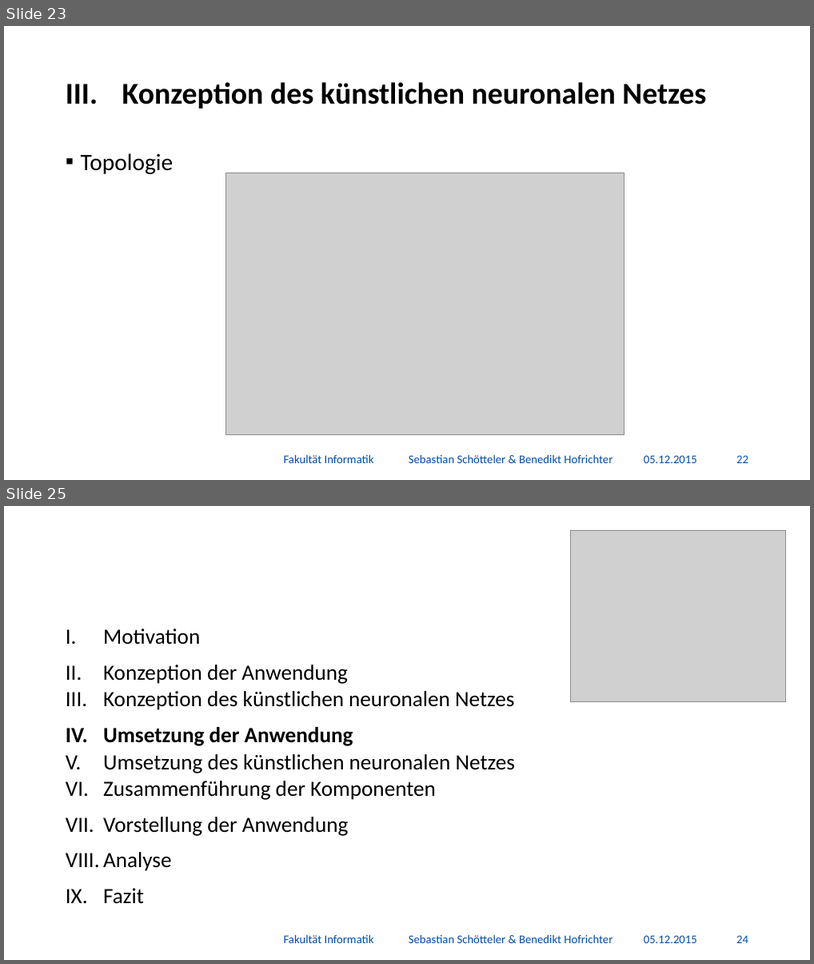
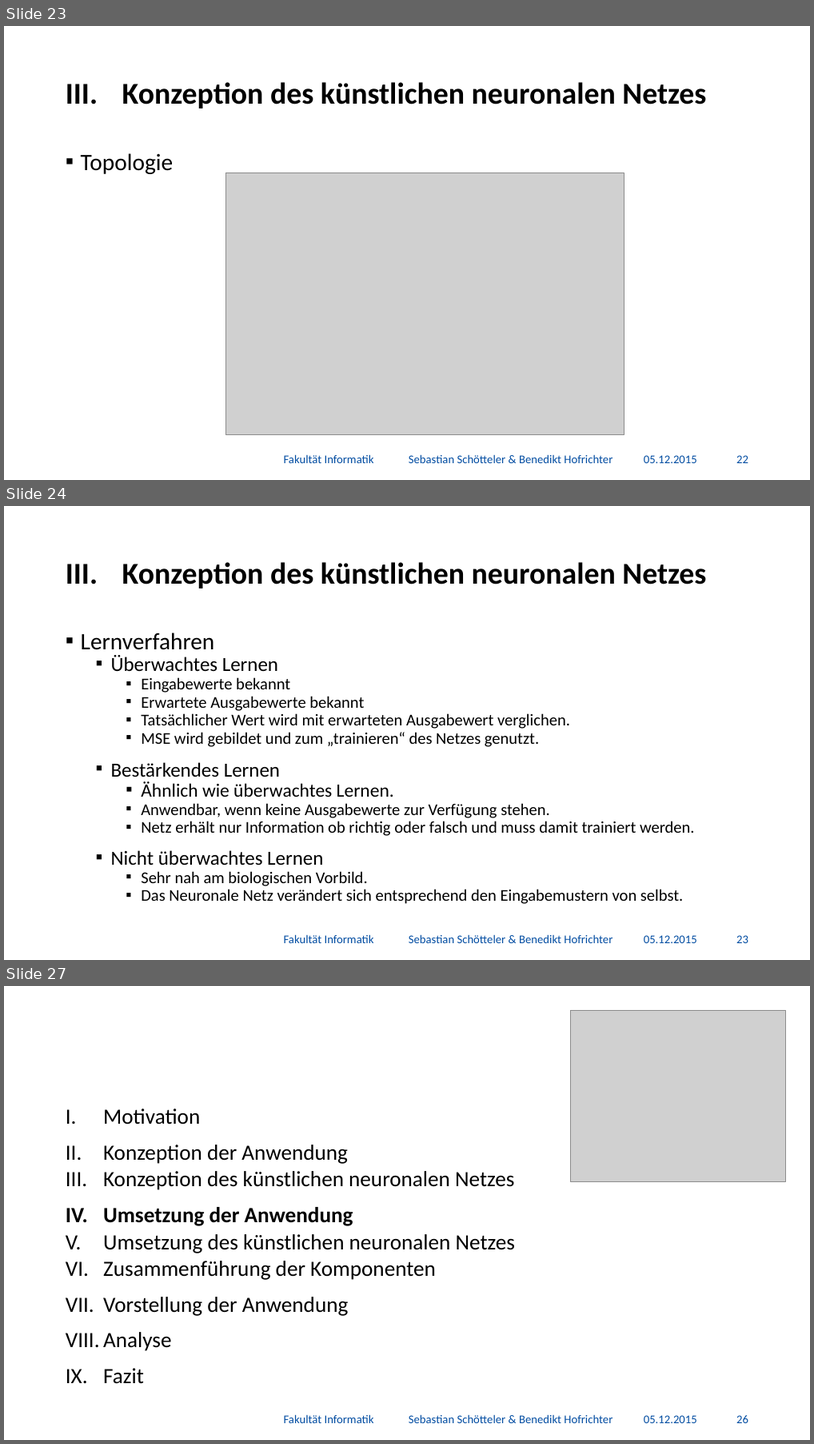
Before and after one commit to BenediktGitGit/soco15, a slide deck: 3b) Vortrag/Präsentation.pptx. Shown one above the other, each under a label of ours: slides 23 and 25 before the commit, slides 23, 24 and 27 after it; the slides between them are not shown. The pictures are 814x964 and 814x1444 pixels, drawn with LibreOffice and Linux fonts; fonts in the diff are those of the drawing; grey boxes stand for pictures; background and template pictures are left out. Boxes give left, top, right and bottom in pixels: in the first picture for what was removed or moved away, otherwise in the second. Text is boxed around its words. In the diff, an @@ line names an element or a change of style, - is before the commit and + after.

```diff
--- a/3b) Vortrag/Präsentation.pptx
+++ b/3b) Vortrag/Präsentation.pptx
@@ slide 24 added at (4,506,810,960), background #FFFFFF @@
@@ title added at (122,562,706,588), 36 pt, text #000000, bold @@
+III. Konzeption des künstlichen neuronalen Netzes
@@ text added at (81,632,695,904), 19.6 pt, text #000000 @@
+▪ Lernverfahren
+  ▪ Überwachtes Lernen
+    ▪ Eingabewerte bekannt
+    ▪ Erwartete Ausgabewerte bekannt
+    ▪ Tatsächlicher Wert wird mit erwarteten Ausgabewert verglichen.
+    ▪ MSE wird gebildet und zum „trainieren“ des Netzes genutzt.
+  ▪ Bestärkendes Lernen
+    ▪ Ähnlich wie überwachtes Lernen.
+    ▪ Anwendbar, wenn keine Ausgabewerte zur Verfügung stehen.
+    ▪ Netz erhält nur Information ob richtig oder falsch und muss damit trainiert werden.
+  ▪ Nicht überwachtes Lernen
+    ▪ Sehr nah am biologischen Vorbild.
+    ▪ Das Neuronale Netz verändert sich entsprechend den Eingabemustern von selbst.
@@ text added at (284,934,613,943), 14 pt, text #034DA2 @@
+Fakultät Informatik Sebastian Schötteler & Benedikt Hofrichter
@@ text added at (644,935,698,943), 14 pt, text #034DA2 @@
+05.12.2015
@@ page number added at (737,935,749,943), 14 pt, text #034DA2 @@
+23
@@ what was slide 25 is now slide 27 @@
@@ page number at (737,1415,749,1423): text changed @@
-24
+26
```
Also in this commit, not shown: 10 slides changed, 1 other slide added.
